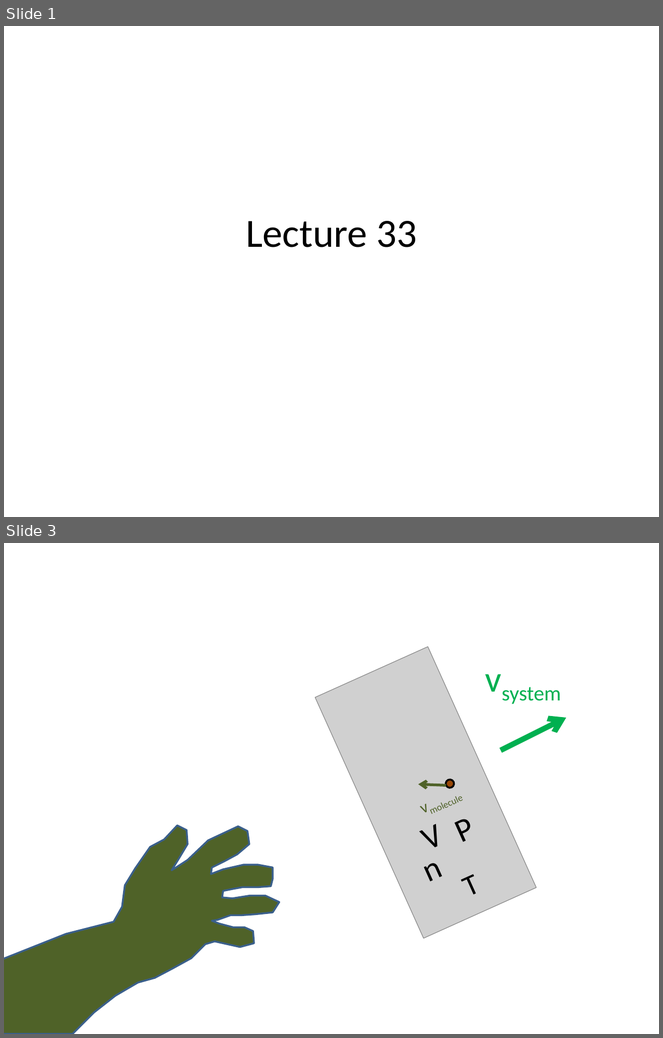
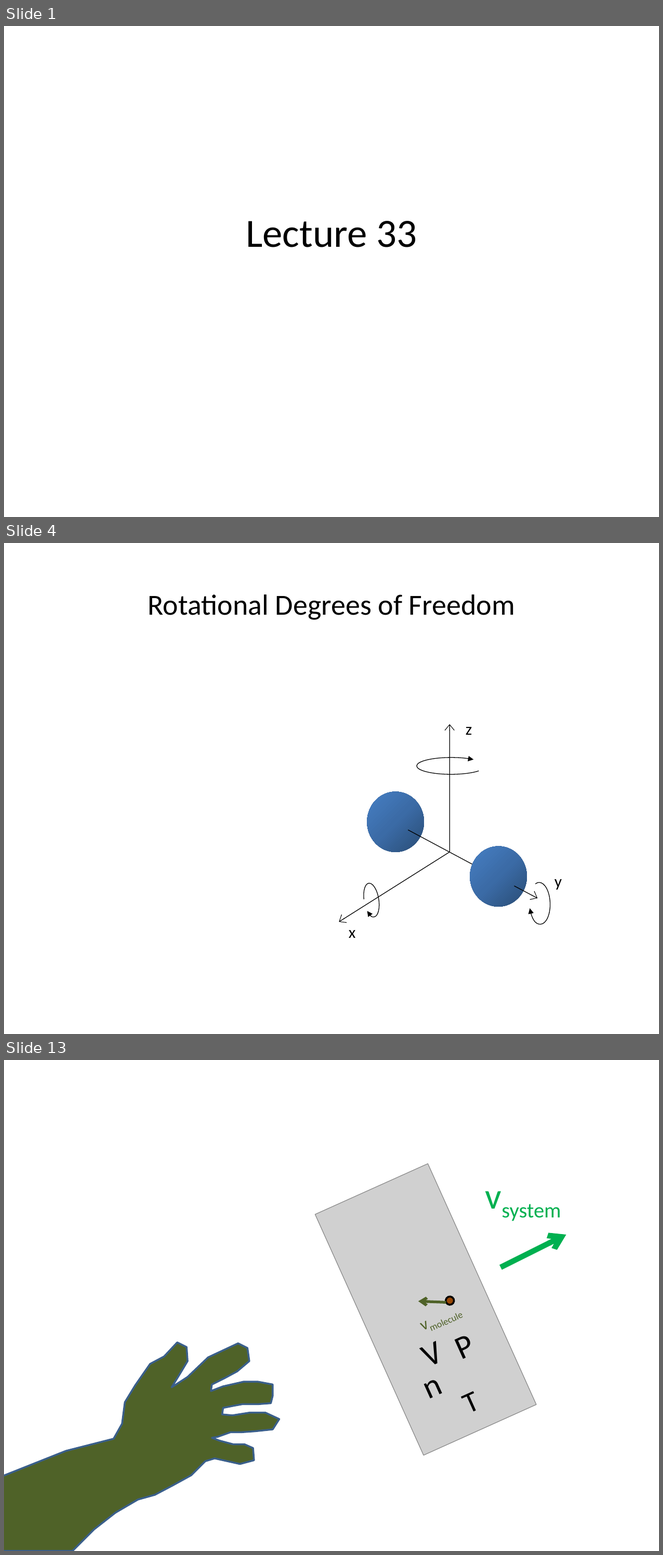
Before and after one commit to rtlines/Introductory-Physics-II, a slide deck: Lecture_Slides/PH 123 Lecture 33.pptx. Shown one above the other, each under a label of ours: slides 1 and 3 before the commit, slides 1, 4 and 13 after it; the slides between them are not shown. The pictures are 663x1038 and 663x1555 pixels, drawn with LibreOffice and Linux fonts; fonts in the diff are those of the drawing; grey boxes stand for pictures. Boxes give left, top, right and bottom in pixels: in the first picture for what was removed or moved away, otherwise in the second. Text is boxed around its words. In the diff, an @@ line names an element or a change of style, - is before the commit and + after.

```diff
--- a/Lecture_Slides/PH 123 Lecture 33.pptx
+++ b/Lecture_Slides/PH 123 Lecture 33.pptx
@@ slide 4 added at bbox=[4, 543, 659, 1034], background #FFFFFF @@
@@ title added at bbox=[148, 594, 515, 620], 32 pt, text #000000 @@
+Rotational Degrees of Freedom
@@ freeform shape added at bbox=[417, 758, 479, 775], outline #000000 0.75 pt @@
@@ freeform shape added at bbox=[362, 882, 382, 918], outline #000000 0.75 pt @@
@@ freeform shape added at bbox=[529, 883, 551, 925], outline #000000 0.75 pt @@
@@ group added at bbox=[339, 724, 562, 938]: 3 arrows, 3 texts, 2 ellipses, 1 line @@
+x
+y
+z
@@ what was slide 3 is now slide 13 @@
```
Also in this commit, not shown: 1 slide changed, 9 other slides added, 3 other files.
